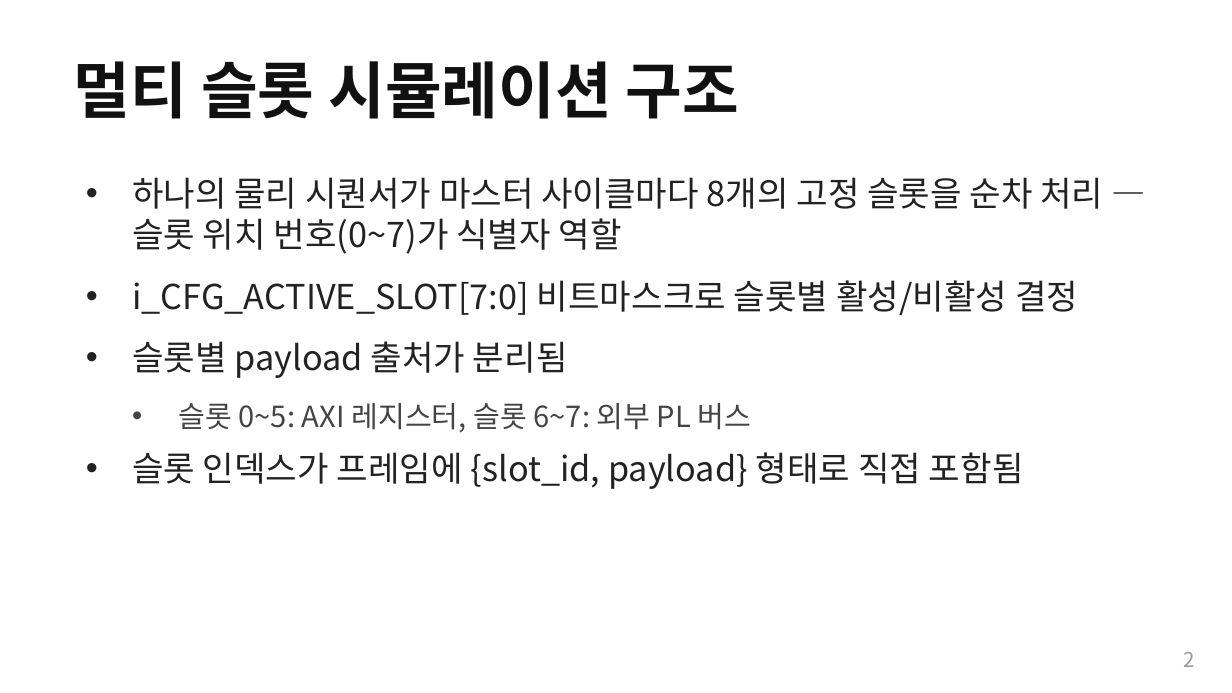
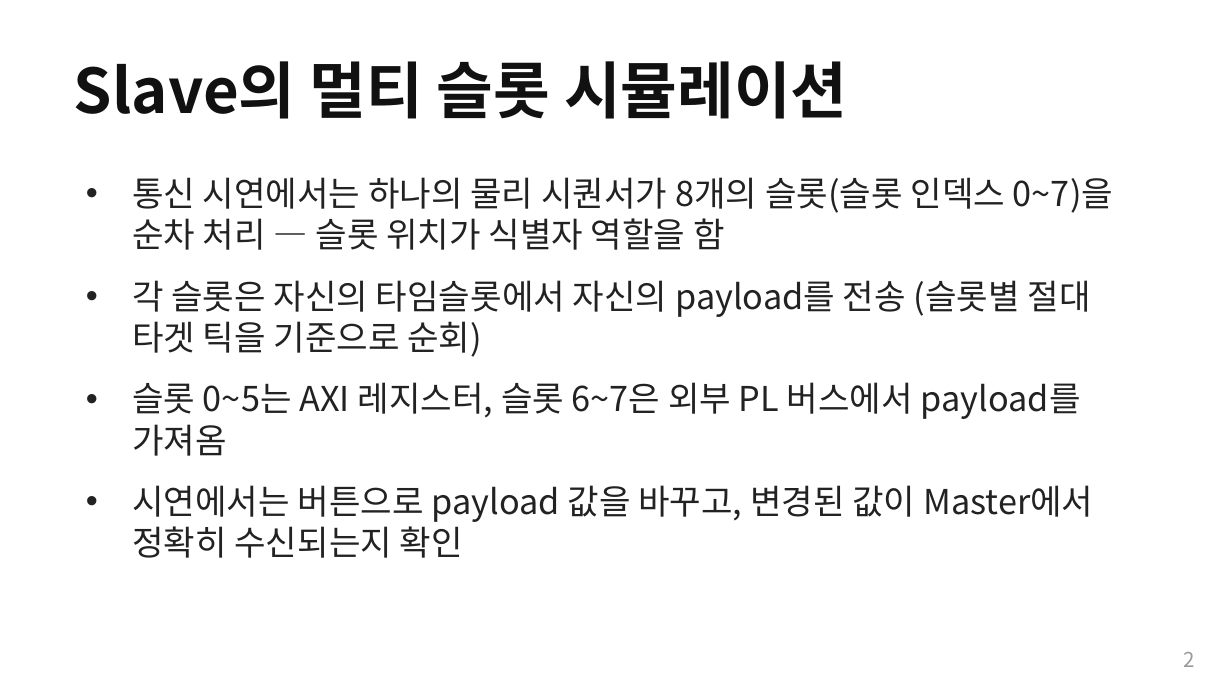
Before and after one commit to Woodong02/SoC_Design_and_Programming, a slide deck: slide 2 of section3_part2_internals.pptx. Drawn at 1232x693 pixels with LibreOffice and Linux fonts; fonts in the diff are those of the drawing. Boxes give left, top, right and bottom in pixels: in the first picture for what was removed or moved away, otherwise in the second. Text is boxed around its words. In the diff, an @@ line names an element or a change of style, - is before the commit and + after.

```diff
--- a/section3_part2_internals.pptx
+++ b/section3_part2_internals.pptx
@@ text at <box>74,61,847,119</box>: text changed @@
-멀티 슬롯 시뮬레이션 구조
+Slave의 멀티 슬롯 시뮬레이션
@@ text at <box>132,177,1113,558</box>: text changed @@
-• 하나의 물리 시퀀서가 마스터 사이클마다 8개의 고정 슬롯을 순차 처리 — 슬롯 위치 번호(0~7)가 식별자 역할
-• i_CFG_ACTIVE_SLOT[7:0] 비트마스크로 슬롯별 활성/비활성 결정
-• 슬롯별 payload 출처가 분리됨
-  • 슬롯 0~5: AXI 레지스터, 슬롯 6~7: 외부 PL 버스
-• 슬롯 인덱스가 프레임에 {slot_id, payload} 형태로 직접 포함됨
+• 통신 시연에서는 하나의 물리 시퀀서가 8개의 슬롯(슬롯 인덱스 0~7)을 순차 처리 — 슬롯 위치가 식별자 역할을 함
+• 각 슬롯은 자신의 타임슬롯에서 자신의 payload를 전송 (슬롯별 절대 타겟 틱을 기준으로 순회)
+• 슬롯 0~5는 AXI 레지스터, 슬롯 6~7은 외부 PL 버스에서 payload를 가져옴
+• 시연에서는 버튼으로 payload 값을 바꾸고, 변경된 값이 Master에서 정확히 수신되는지 확인
```
Also in this commit, not shown: 4 other slides changed, 2 slides added, 4 slides removed, 5 other files.
